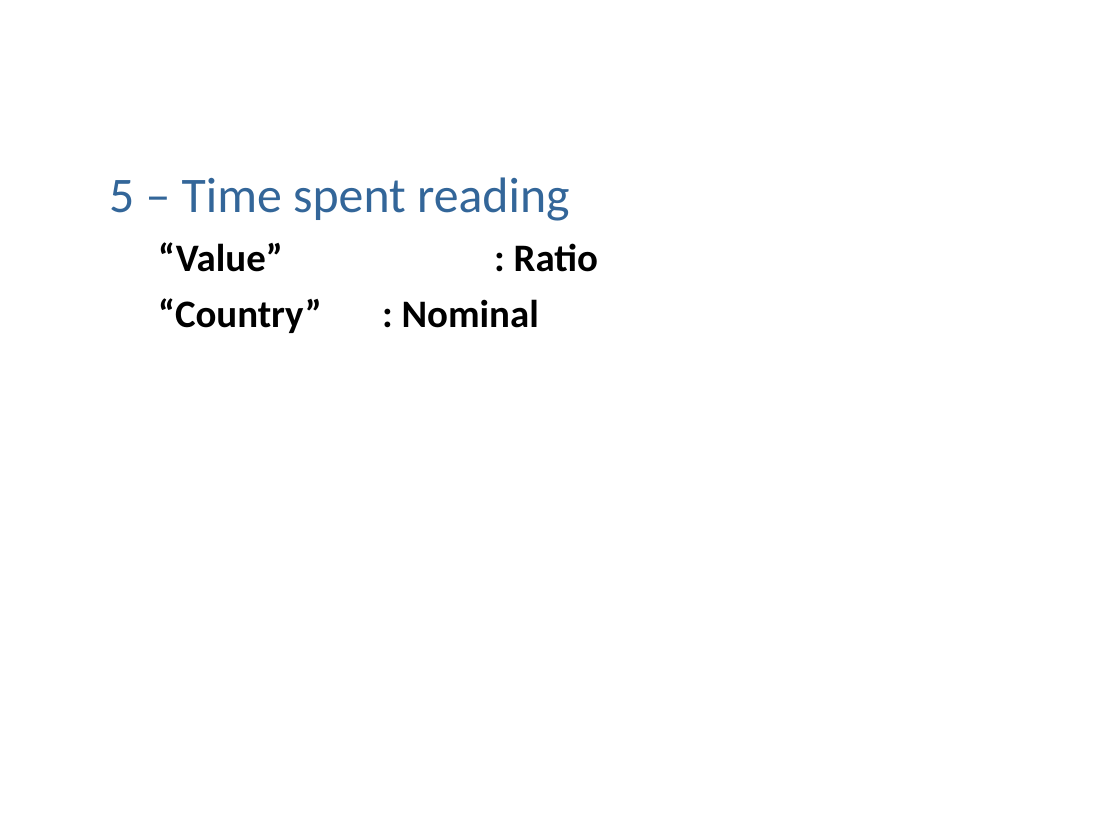
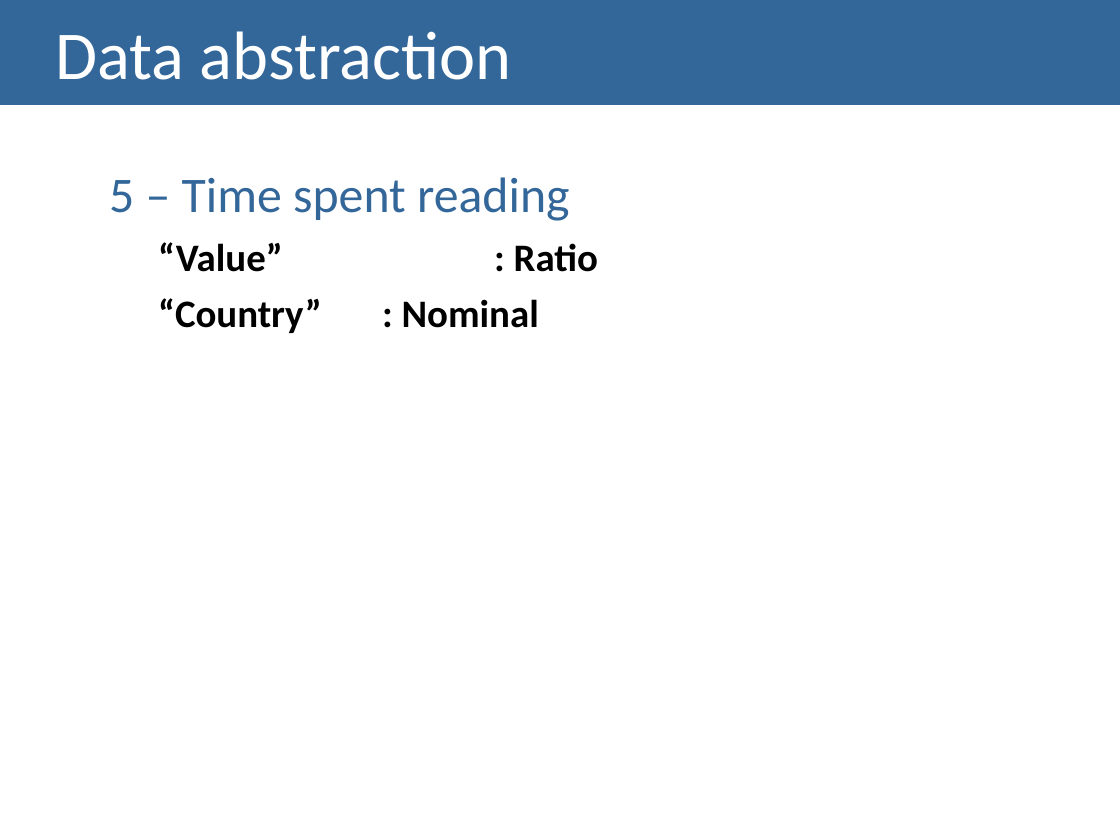
Before and after one commit to MargaridaMorais/information_visualization, a slide deck: slide 13 of CheckpointII/CII_G15.pptx. Drawn at 1120x840 pixels with LibreOffice and Linux fonts; fonts in the diff are those of the drawing. Boxes give left, top, right and bottom in pixels: in the first picture for what was removed or moved away, otherwise in the second. Text is boxed around its words. In the diff, an @@ line names an element or a change of style, - is before the commit and + after.

```diff
--- a/CheckpointII/CII_G15.pptx
+++ b/CheckpointII/CII_G15.pptx
@@ title added at (x1=0, y1=0, x2=1120, y2=105), fill #336699, 44 pt, text #FFFFFF @@
+Data abstraction
```
Also in this commit, not shown: 9 other slides changed, 1 slide removed, 1 other file.
